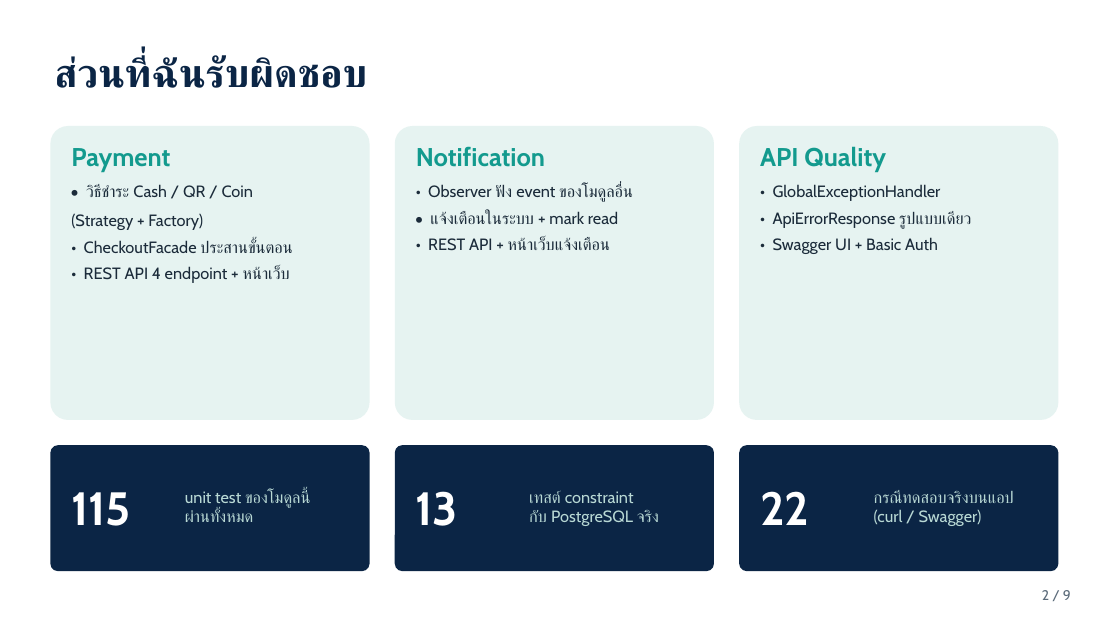
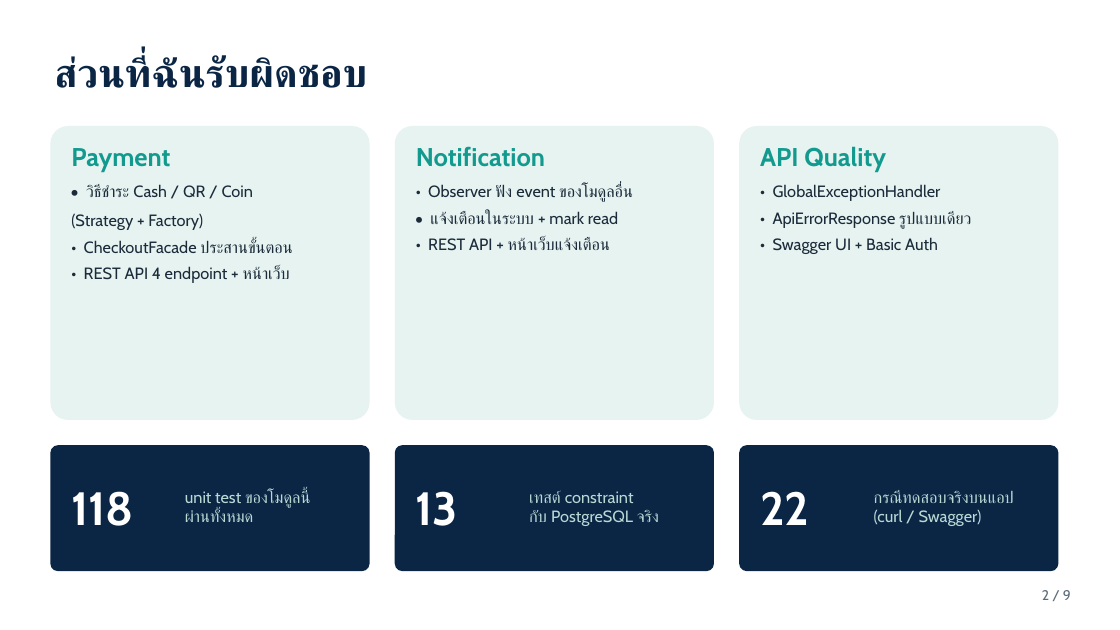
Before and after one commit to Oakiez/Laundry-Hub, a slide deck: slide 2 of doc/slide/shogun-payment-notification.pptx. Drawn at 1120x630 pixels with LibreOffice and Linux fonts; fonts in the diff are those of the drawing. Boxes give left, top, right and bottom in pixels: in the first picture for what was removed or moved away, otherwise in the second. Text is boxed around its words. In the diff, an @@ line names an element or a change of style, - is before the commit and + after.

```diff
--- a/doc/slide/shogun-payment-notification.pptx
+++ b/doc/slide/shogun-payment-notification.pptx
@@ text at bbox=[71, 491, 134, 526]: text changed @@
-115
+118
```
Also in this commit, not shown: 1 other slide changed, 8 other files.
